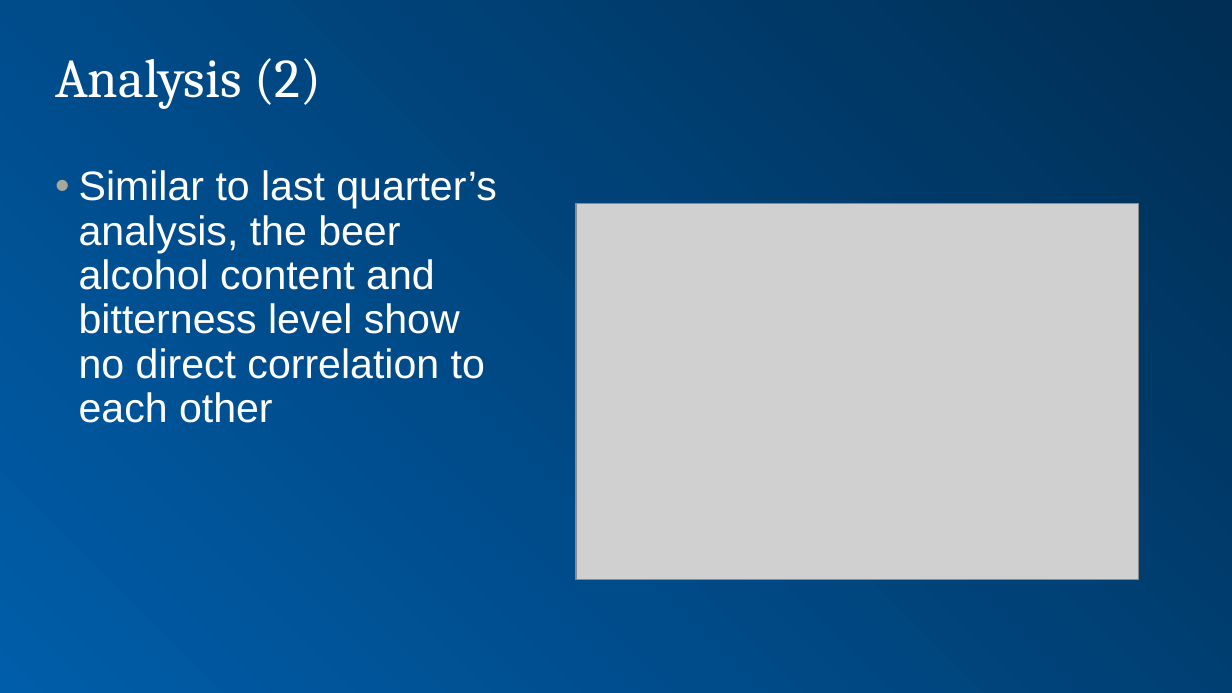
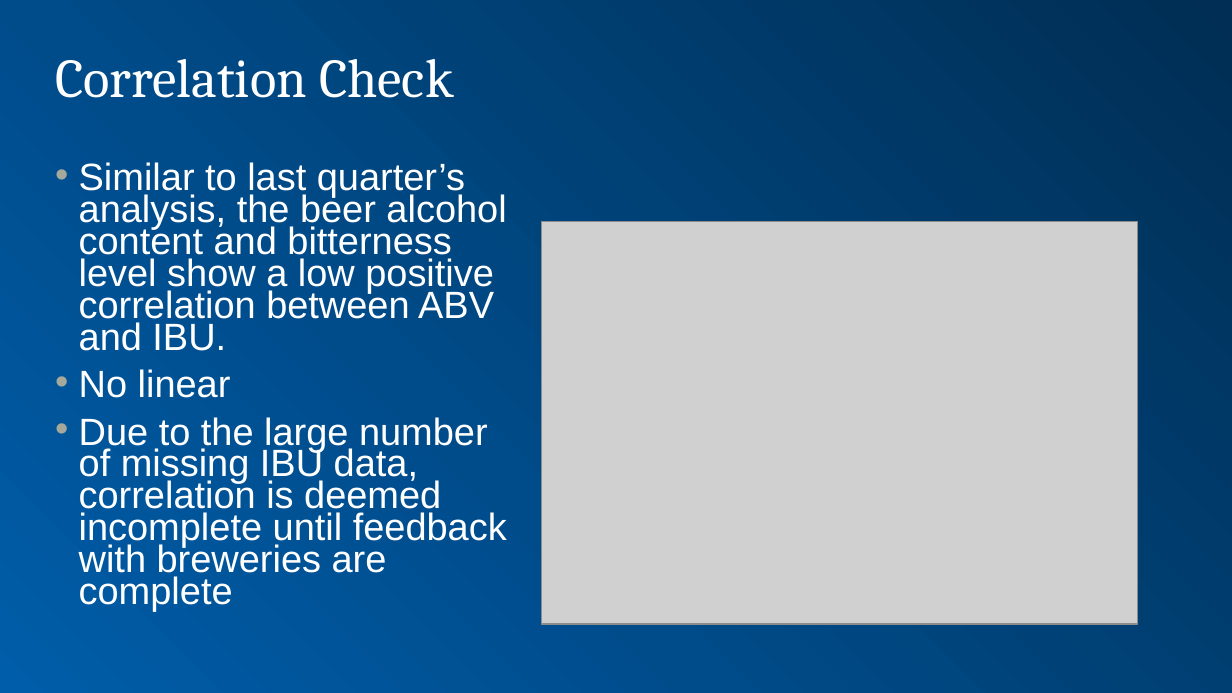
Before and after one commit to selwyn-samuel-smu/CaseStudy01, a slide deck: slide 9 of CaseStudy1Presentation.pptx (slide 7 before the commit). Drawn at 1232x693 pixels with LibreOffice and Linux fonts; fonts in the diff are those of the drawing; grey boxes stand for pictures; background and template pictures are left out. Boxes give left, top, right and bottom in pixels: in the first picture for what was removed or moved away, otherwise in the second. Text is boxed around its words. In the diff, an @@ line names an element or a change of style, - is before the commit and + after.

```diff
--- a/CaseStudy1Presentation.pptx
+++ b/CaseStudy1Presentation.pptx
@@ title at bbox=[55, 59, 454, 98]: text changed @@
-Analysis (2)
+Correlation Check
@@ text at bbox=[79, 162, 507, 611]: text changed; size 24 to 22.2 pt @@
-• Similar to last quarter’s analysis, the beer alcohol content and bitterness level show no direct correlation to each other
+• Similar to last quarter’s analysis, the beer alcohol content and bitterness level show a low positive correlation between ABV and IBU.
+• No linear
+• Due to the large number of missing IBU data, correlation is deemed incomplete until feedback with breweries are complete
@@ picture: place and size @@
-picture at bbox=[577, 203, 1138, 580]
+picture at bbox=[541, 222, 1137, 625]
```
Also in this commit, not shown: 1 other slide changed, 6 slides added.
